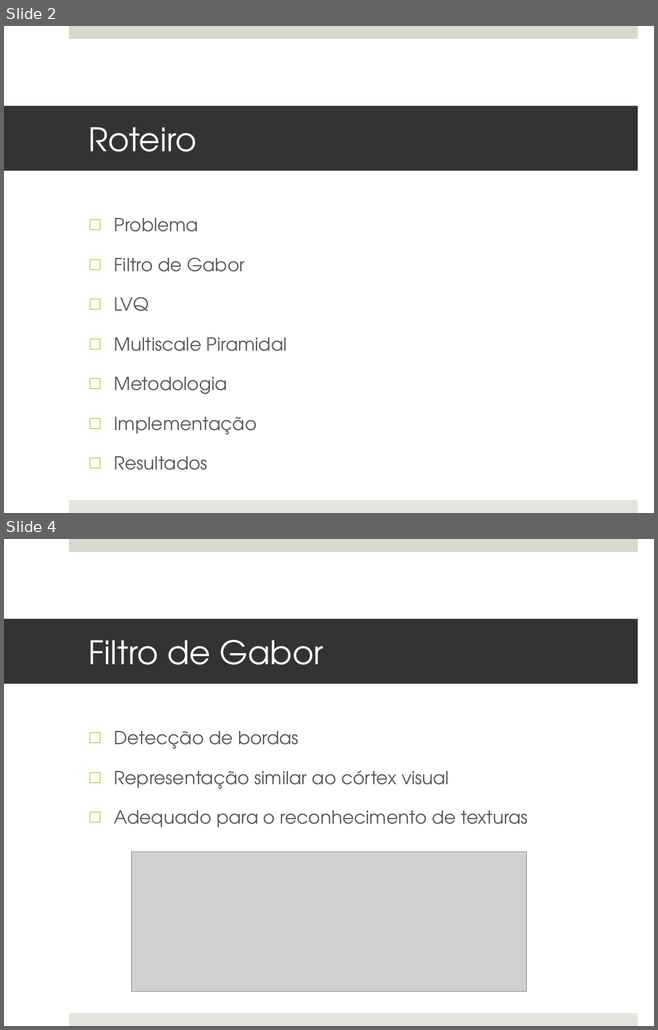
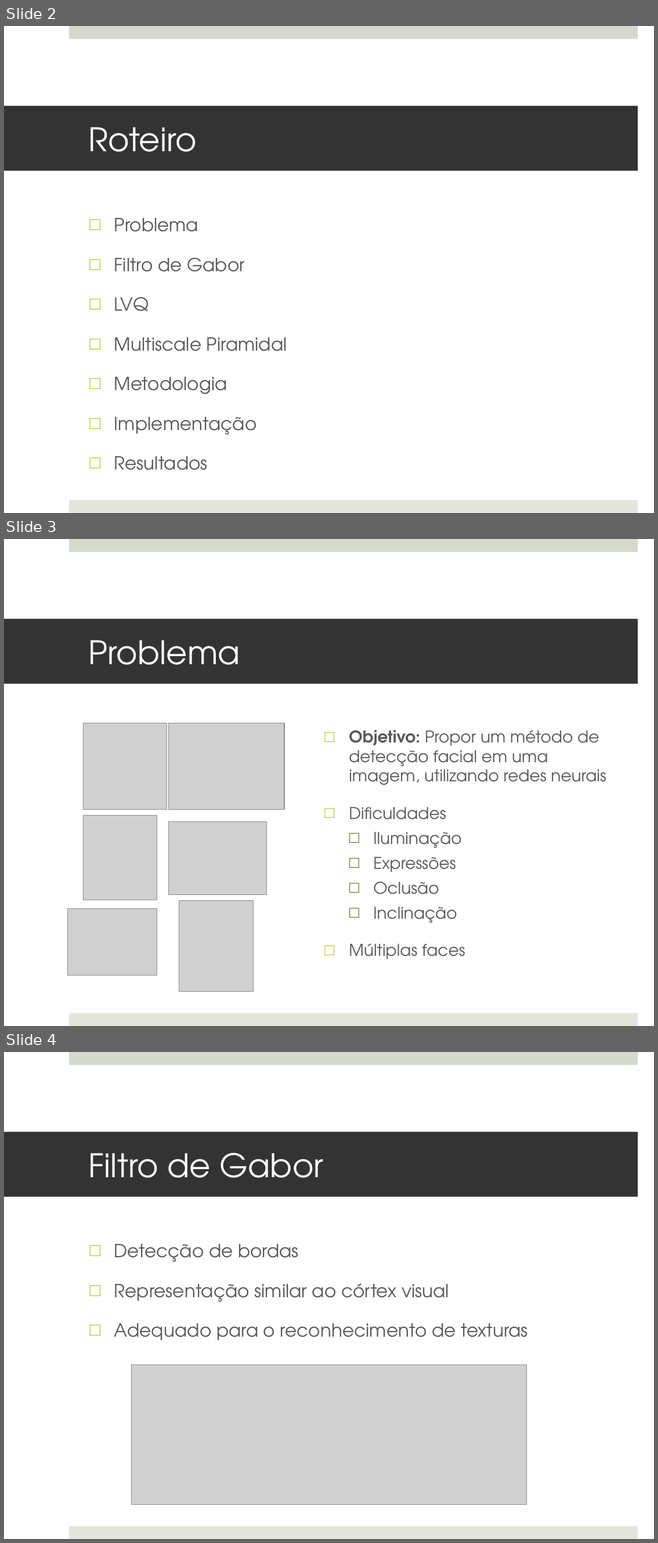
Before and after one commit to MarioBajr/Redes-Neurais, a slide deck: projeto RN.pptx. Shown one above the other, each under a label of ours: slides 2 and 4 before the commit, slides 2, 3 and 4 after it; the slides between them are not shown. The pictures are 658x1030 and 658x1543 pixels, drawn with LibreOffice and Linux fonts; fonts in the diff are those of the drawing; grey boxes stand for pictures. Boxes give left, top, right and bottom in pixels: in the first picture for what was removed or moved away, otherwise in the second. Text is boxed around its words. In the diff, an @@ line names an element or a change of style, - is before the commit and + after.

```diff
--- a/projeto RN.pptx
+++ b/projeto RN.pptx
@@ slide 3 added at [4, 539, 654, 1026], background #FFFFFF; not listed: 2 template elements that a slide beside it also shows @@
@@ title added at [4, 619, 637, 684], fill #333333, 36 pt, text #FFFFFF @@
+Problema
@@ picture added at [83, 723, 167, 810] @@
@@ picture added at [168, 723, 284, 810] @@
@@ text added at [349, 730, 605, 959], 18 pt, text #595959 @@
+□ Objetivo: Propor um método de detecção facial em uma imagem, utilizando redes neurais
+□ Dificuldades
+  □ Iluminação
+  □ Expressões
+  □ Oclusão
+  □ Inclinação
+□ Múltiplas faces
@@ picture added at [83, 815, 157, 900] @@
@@ picture added at [168, 821, 266, 895] @@
@@ picture added at [179, 900, 253, 991] @@
@@ picture added at [68, 908, 157, 975] @@
```
Also in this commit, not shown: 1 slide removed.
